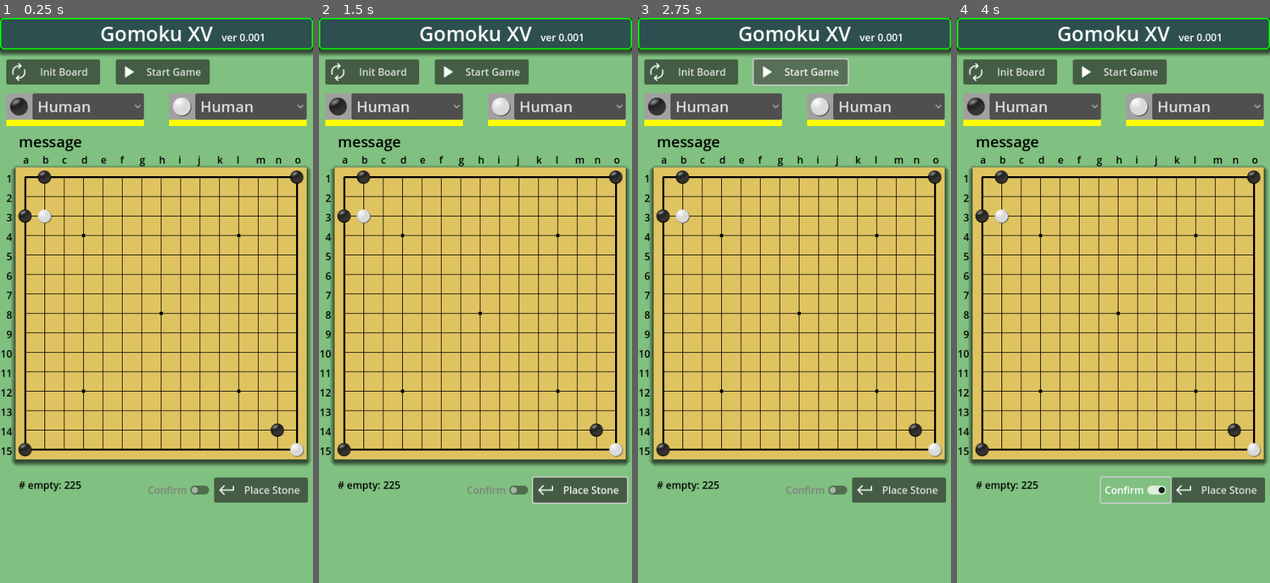
Above: before the commit, frames 1-4 (left to right).
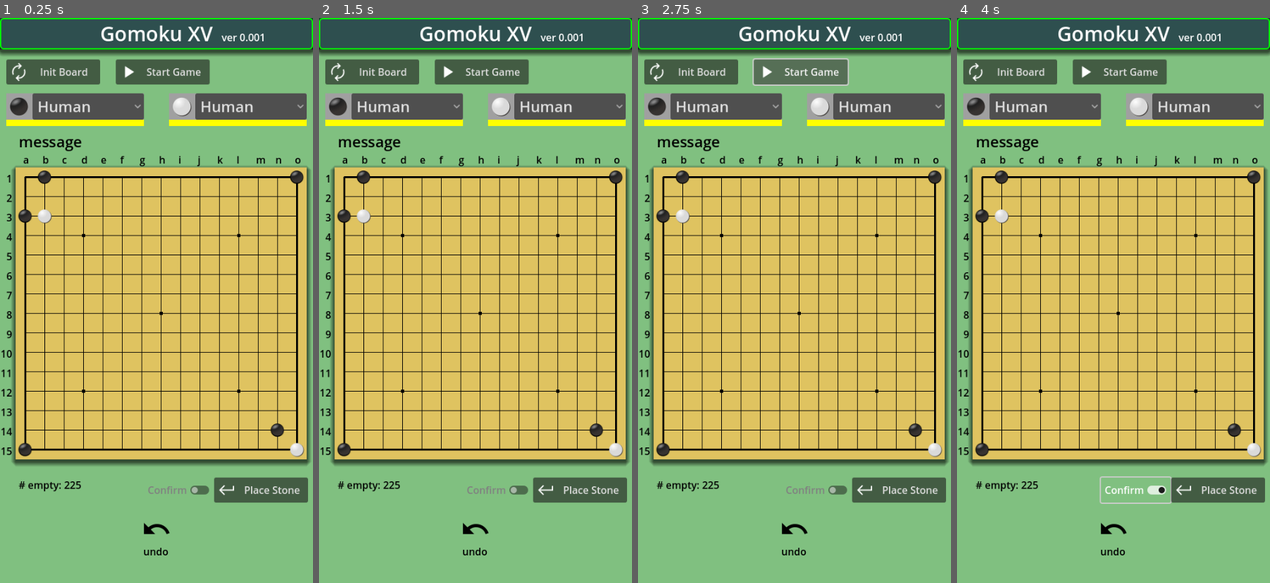
Above: after the commit, the same moments.

Repository: vivisuke/Gomoku15
Game: Godot game, scene res://main_scene.tscn
The game is run twice, just before and just after one commit, with the same random seed, the same clock (stepped at 60 frames per second) and the same inputs.
Inputs (mouse positions are in pixels of both pictures, inside the frame that each line leads up to):
- Up to frame 1 (0.25 s): no input
- Up to frame 2 (1.5 s): click "Place Stone" at 0.5 s; click (475, 526) at 1.25 s, where only the run after the commit has a clickable "undo"
- Up to frame 3 (2.75 s): click "Start Game" at 2 s
- Up to frame 4 (4 s): click "Start Game" at 2.75 s; click "Confirm" at 3.5 s

The runs differ from the first frame. In frame 1, 0.1% of the frame differs, in the area x 45-55%, y 89-96%; in frame 2, 0.3%, in the area x 45-99%, y 81-96%; in frame 3, 0.1%; in frame 4, 0.2%.

Commit message:
0012 ◎ C 09/26 09/26 0.001│ToDo│Undo ボタン設置

Diff:
--- a/Gomoku15/main_scene.tscn
+++ b/Gomoku15/main_scene.tscn
@@ -12,6 +12,9 @@
 [ext_resource type="Texture2D" uid="uid://c2suld26k1ali" path="res://images/black_42.png" id="10_8sw0x"]
 [ext_resource type="Texture2D" uid="uid://27onerr514r4" path="res://images/white_42.png" id="11_28udq"]
 [ext_resource type="Texture2D" uid="uid://df7v8jmbgwoqv" path="res://images/return_white_32.png" id="12_6xplx"]
+[ext_resource type="Texture2D" uid="uid://cr8wmdaub82ad" path="res://images/undo_black.png" id="13_itqvw"]
+[ext_resource type="Texture2D" uid="uid://dk64tuxwhkcyo" path="res://images/undo_white.png" id="14_r1sny"]
+[ext_resource type="Texture2D" uid="uid://hl2kdbh54uj0" path="res://images/undo_gray.png" id="15_ydeam"]
 
 [sub_resource type="TileSetAtlasSource" id="TileSetAtlasSource_m1i2o"]
 texture = ExtResource("4_x3uc8")
@@ -205,14 +208,6 @@
 theme_override_colors/font_color = Color(0, 0, 0, 1)
 text = "# empty: 225"
 
-[node name="PlaceButton" type="Button" parent="."]
-offset_left = 342.0
-offset_top = 732.0
-offset_right = 492.0
-offset_bottom = 772.0
-text = "Place Stone"
-icon = ExtResource("12_6xplx")
-
 [node name="ConfirmButton" type="CheckButton" parent="."]
 offset_left = 230.0
 offset_top = 732.0
@@ -221,3 +216,32 @@
 theme_override_colors/font_color = Color(0.501961, 0.501961, 0.501961, 1)
 theme_override_colors/font_pressed_color = Color(0, 0, 0, 1)
 text = "Confirm"
+
+[node name="PlaceButton" type="Button" parent="."]
+offset_left = 342.0
+offset_top = 732.0
+offset_right = 492.0
+offset_bottom = 772.0
+text = "Place Stone"
+icon = ExtResource("12_6xplx")
+
+[node name="HBC" type="HBoxContainer" parent="."]
+offset_top = 790.0
+offset_right = 500.0
+offset_bottom = 830.0
+alignment = 1
+
+[node name="UndoButton" type="TextureButton" parent="HBC"]
+layout_mode = 2
+texture_normal = ExtResource("13_itqvw")
+texture_pressed = ExtResource("14_r1sny")
+texture_disabled = ExtResource("15_ydeam")
+
+[node name="Label" type="Label" parent="HBC/UndoButton"]
+layout_mode = 0
+offset_top = 48.0
+offset_right = 48.0
+offset_bottom = 74.0
+theme_override_colors/font_color = Color(0, 0, 0, 1)
+text = "undo"
+horizontal_alignment = 1
Not shown: 1 places in Gomoku15/main_scene.tscn that only renumber resources
Not shown, changed: Gomoku15.spr
